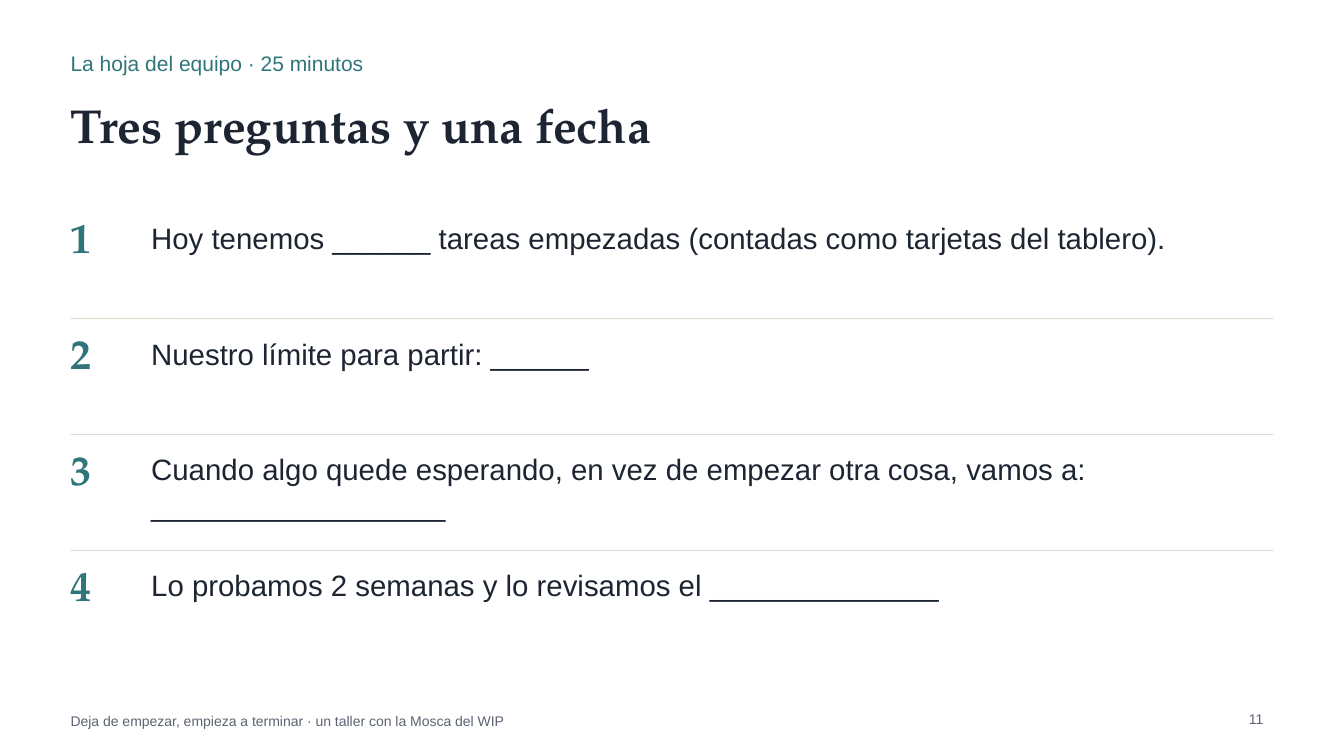
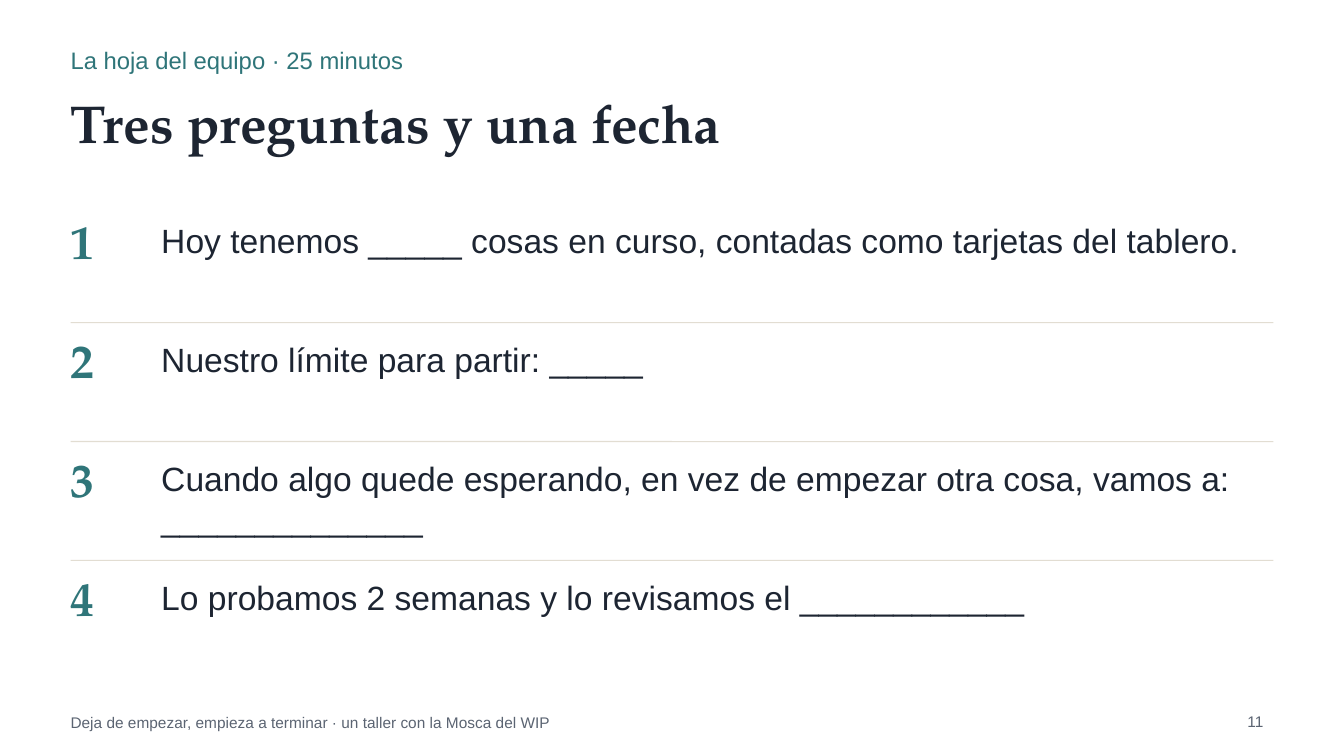
Before and after one commit to ferfelan/mosca-del-wip, a slide deck: slide 11 of public/taller/Mosca-del-WIP-Taller-Presentacion.pptx. Drawn at 1344x756 pixels with LibreOffice and Linux fonts; fonts in the diff are those of the drawing. Boxes give left, top, right and bottom in pixels: in the first picture for what was removed or moved away, otherwise in the second. Text is boxed around its words. In the diff, an @@ line names an element or a change of style, - is before the commit and + after.

```diff
--- a/public/taller/Mosca-del-WIP-Taller-Presentacion.pptx
+++ b/public/taller/Mosca-del-WIP-Taller-Presentacion.pptx
@@ text "La hoja del equipo · ..." at (71,51,403,74): size 15 to 17 pt @@
@@ title "Tres preguntas y una fecha" at (71,104,720,157): size 34 to 38 pt @@
@@ text at (161,228,1239,260): text changed; size 21 to 24 pt @@
-Hoy tenemos ______ tareas empezadas (contadas como tarjetas del tablero).
+Hoy tenemos _____ cosas en curso, contadas como tarjetas del tablero.
@@ line moved from (71, 319) - (1273, 319) to (71, 323) - (1273, 323) @@
@@ text at (161,347,540,379): text changed; size 21 to 24 pt @@
-Nuestro límite para partir: ______
+Nuestro límite para partir: _____
@@ line moved from (71, 435) - (1273, 435) to (71, 442) - (1273, 442) @@
@@ text at (161,466,1229,498): text changed; size 21 to 24 pt @@
-Cuando algo quede esperando, en vez de empezar otra cosa, vamos a: __________________
+Cuando algo quede esperando, en vez de empezar otra cosa, vamos a: ______________
@@ size 30 to 34 pt in 4 elements at (71,227,95,259), (71,346,95,378), (71,465,95,498), (71,584,95,616) @@
@@ text "4": place and size @@
-text "4" at (71,572,92,601)
+text "4" at (71,584,95,616)
@@ line moved from (71, 551) - (1273, 551) to (71, 561) - (1273, 561) @@
@@ text at (161,585,790,617): text changed; size 21 to 24 pt @@
-Lo probamos 2 semanas y lo revisamos el ______________
+Lo probamos 2 semanas y lo revisamos el ____________
@@ text "Deja de empezar, empieza a ..." at (71,717,550,731): size 10 to 11 pt @@
@@ page number at (1247,716,1263,727): size 10 to 11 pt @@
```
Also in this commit, not shown: 11 other slides changed, 2 slides added, 1 slide removed, 10 other files.
